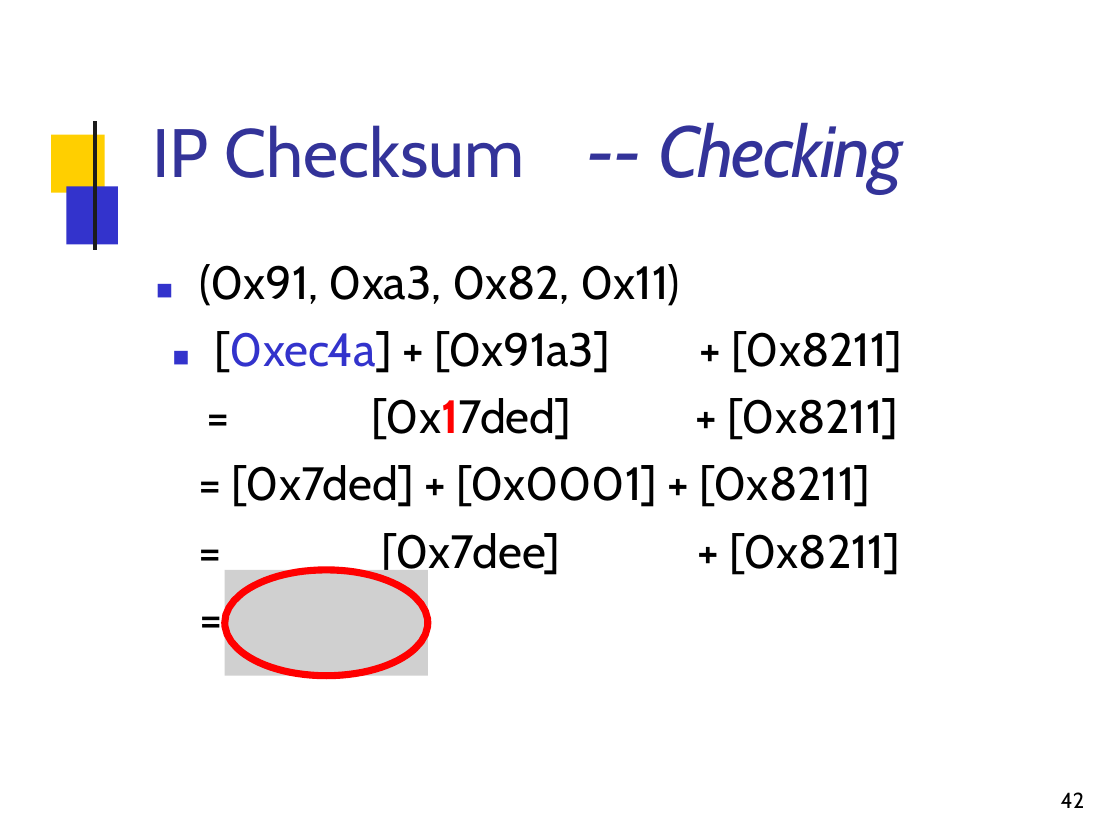
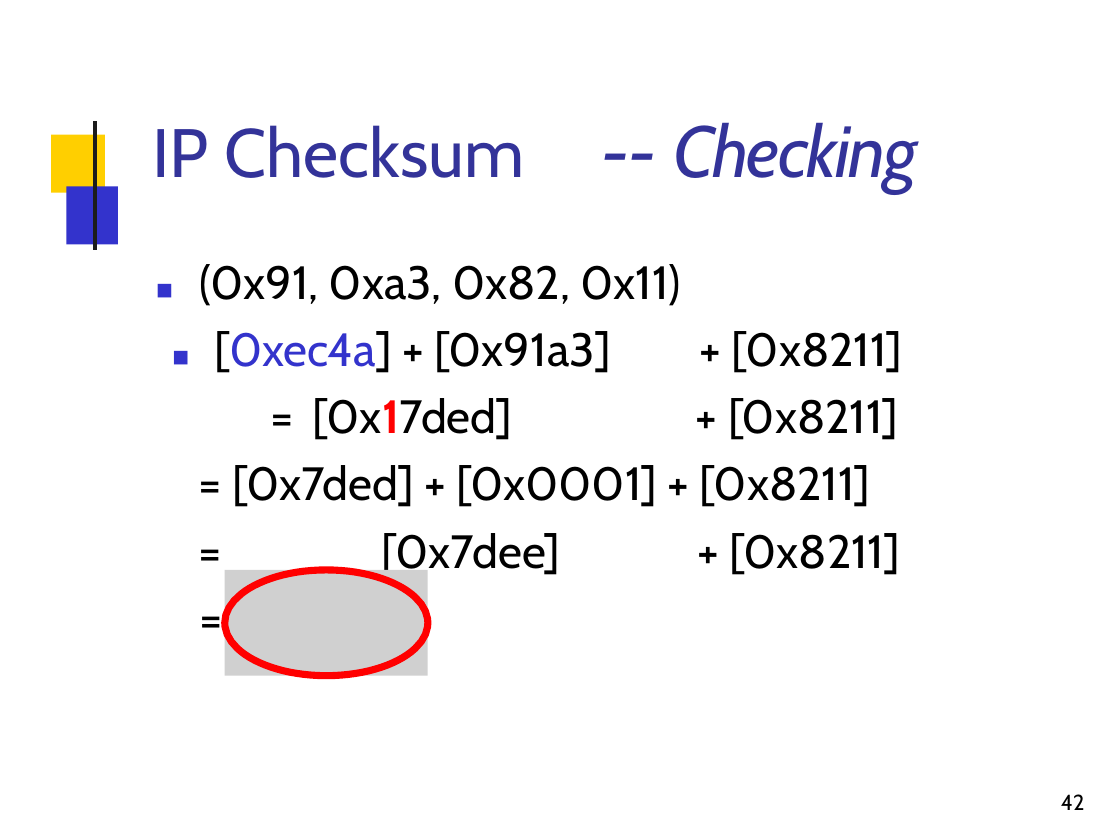
Before and after one commit to Al0nesauurs/etc, a slide deck: slide 42 of networkStudy/2015-02-204421-ipv4-parti.pptx. Drawn at 1120x840 pixels with LibreOffice and Linux fonts; fonts in the diff are those of the drawing; grey boxes stand for pictures; background and template pictures are left out. Boxes give left, top, right and bottom in pixels: in the first picture for what was removed or moved away, otherwise in the second. Text is boxed around its words. In the diff, an @@ line names an element or a change of style, - is before the commit and + after.

```diff
--- a/networkStudy/2015-02-204421-ipv4-parti.pptx
+++ b/networkStudy/2015-02-204421-ipv4-parti.pptx
@@ title "-- Checking" at <box>673,122,917,194</box>: alignment left to centre @@
@@ text "■ [0xec4a] + [0x91a3]" at <box>214,331,610,440</box>: letter spacing -0.1 to 0 pt in "[0xec4a] [0x91a3]", "[0x17ded]" @@
@@ page number at <box>1061,794,1085,810</box>: line spacing 15.4pt to 15.5pt @@
```
Also in this commit, not shown: 42 other slides changed, 1 other file.
